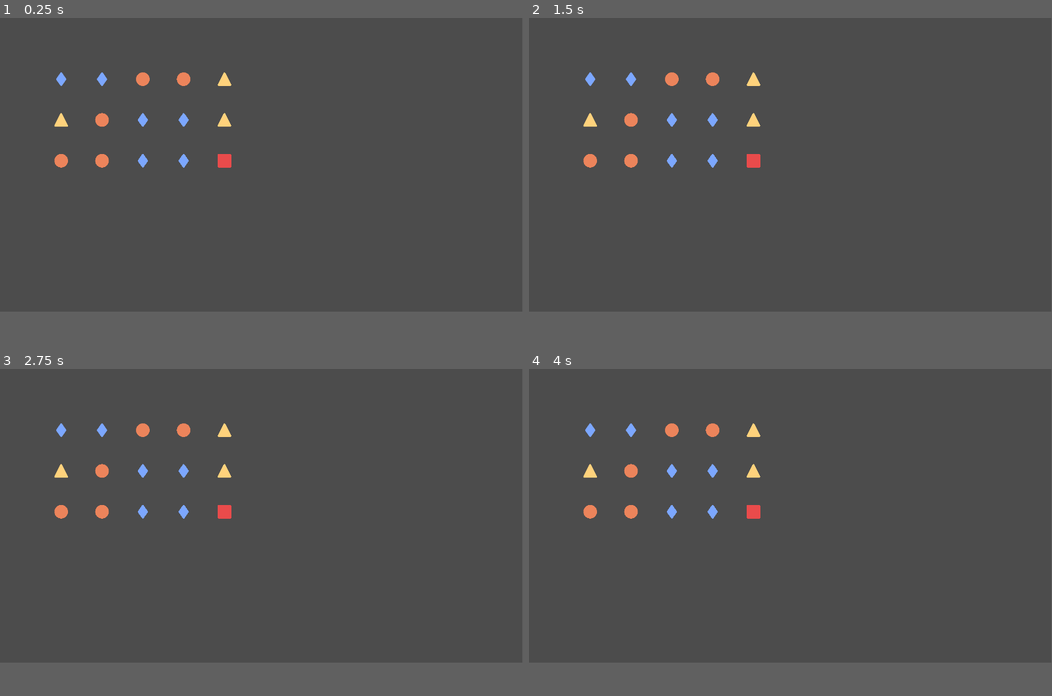
Above: before the commit, frames 1-4 (two rows, left to right).
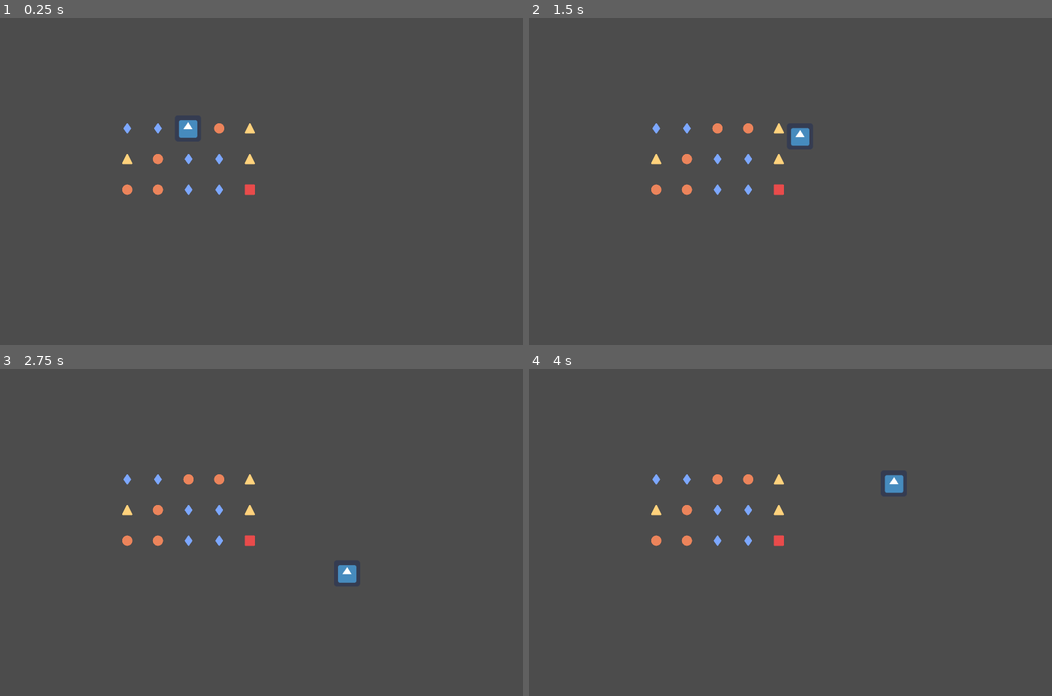
Above: after the commit, the same moments.

Repository: Andyroid0/project_Monster_mash
Game: Godot game, scene res://Assets/Scenes/Base_scene.tscn
The game is run twice, just before and just after one commit, with the same random seed, the same clock (stepped at 60 frames per second) and the same inputs. The engine's default icon, where the game draws it, is replaced by a stand-in: a white triangle on a blue panel in a dark square.
Inputs:
- Up to frame 1 (0.25 s): no input
- Up to frame 2 (1.5 s): tap Enter at 0.5 s; hold D (Move_right, bound only after the commit) 0.53-1.28 s; hold S (Move_down, bound only after the commit) from 1.28 s (still down)
- Up to frame 3 (2.75 s): release S (Move_down, bound only after the commit) at 2.03 s; hold D (Move_right, bound only after the commit) from 2.03 s (still down)
- Up to frame 4 (4 s): release D (Move_right, bound only after the commit) at 2.78 s; hold W (Move_up, bound only after the commit) 2.78-3.53 s; hold A (Move_left, bound only after the commit) from 3.53 s (still down)
The window is 799x449 before the commit and 800x500 after it. Grey fills any space a smaller window leaves; there, only what the larger window draws over its background counts as a difference.

The runs differ from the first frame. In frame 1, 1.7% of the frame differs, in the area x 10-49%, y 16-55%; in frame 2, 1.8%, in the area x 10-54%, y 16-55%; in frame 3, 1.8%; in frame 4, 1.8%.

Commit message:
Revision

Diff:
--- a/Monster_Mash/Assets/Scenes/Base_scene.tscn
+++ b/Monster_Mash/Assets/Scenes/Base_scene.tscn
@@ -1,11 +1,14 @@
-[gd_scene load_steps=2 format=2]
+[gd_scene load_steps=3 format=2]
 
 [ext_resource path="res://Assets/Scenes/Grid.tscn" type="PackedScene" id=1]
+[ext_resource path="res://Assets/Scenes/Player.tscn" type="PackedScene" id=2]
 
 [node name="Node2D" type="Node2D"]
 
-[node name="Camera2D" type="Camera2D" parent="."]
+[node name="Grid" parent="." instance=ExtResource( 1 )]
+position = Vector2( 923, 540 )
+scale = Vector2( 0.5, 0.5 )
 
-[node name="Grid" parent="Camera2D" instance=ExtResource( 1 )]
-position = Vector2( 425, 225 )
-scale = Vector2( 0.5, 0.5 )
+[node name="KinematicBody2D" parent="." instance=ExtResource( 2 )]
+position = Vector2( 920, 540 )
+scale = Vector2( 2, 2 )
--- a/Monster_Mash/Assets/Scenes/Grid.tscn
+++ b/Monster_Mash/Assets/Scenes/Grid.tscn
@@ -6,7 +6,7 @@
 position = Vector2( 0, -200 )
 
 [node name="Node2D" type="Node2D" parent="."]
-position = Vector2( -400, 0 )
+position = Vector2( -600, 0 )
 __meta__ = {
 "_edit_group_": true
 }
@@ -14,7 +14,7 @@
 [node name="Item_generator" parent="Node2D" instance=ExtResource( 1 )]
 
 [node name="Node2D2" type="Node2D" parent="."]
-position = Vector2( -100, 0 )
+position = Vector2( -300, 0 )
 __meta__ = {
 "_edit_group_": true
 }
@@ -22,7 +22,6 @@
 [node name="Item_generator2" parent="Node2D2" instance=ExtResource( 1 )]
 
 [node name="Node2D3" type="Node2D" parent="."]
-position = Vector2( 200, 0 )
 __meta__ = {
 "_edit_group_": true
 }
@@ -30,7 +29,7 @@
 [node name="Item_generator3" parent="Node2D3" instance=ExtResource( 1 )]
 
 [node name="Node2D4" type="Node2D" parent="."]
-position = Vector2( 500, 0 )
+position = Vector2( 300, 0 )
 __meta__ = {
 "_edit_group_": true
 }
@@ -38,7 +37,7 @@
 [node name="Item_generator4" parent="Node2D4" instance=ExtResource( 1 )]
 
 [node name="Node2D5" type="Node2D" parent="."]
-position = Vector2( 800, 0 )
+position = Vector2( 600, 0 )
 __meta__ = {
 "_edit_group_": true
 }
@@ -46,7 +45,7 @@
 [node name="Item_generator" parent="Node2D5" instance=ExtResource( 1 )]
 
 [node name="Node2D6" type="Node2D" parent="."]
-position = Vector2( -400, 300 )
+position = Vector2( -600, 300 )
 __meta__ = {
 "_edit_group_": true
 }
@@ -54,7 +53,7 @@
 [node name="Item_generator" parent="Node2D6" instance=ExtResource( 1 )]
 
 [node name="Node2D7" type="Node2D" parent="."]
-position = Vector2( -100, 300 )
+position = Vector2( -300, 300 )
 __meta__ = {
 "_edit_group_": true
 }
@@ -62,7 +61,7 @@
 [node name="Item_generator" parent="Node2D7" instance=ExtResource( 1 )]
 
 [node name="Node2D8" type="Node2D" parent="."]
-position = Vector2( 200, 300 )
+position = Vector2( 0, 300 )
 __meta__ = {
 "_edit_group_": true
 }
@@ -70,7 +69,7 @@
 [node name="Item_generator" parent="Node2D8" instance=ExtResource( 1 )]
 
 [node name="Node2D9" type="Node2D" parent="."]
-position = Vector2( 500, 300 )
+position = Vector2( 300, 300 )
 __meta__ = {
 "_edit_group_": true
 }
@@ -78,7 +77,7 @@
 [node name="Item_generator" parent="Node2D9" instance=ExtResource( 1 )]
 
 [node name="Node2D10" type="Node2D" parent="."]
-position = Vector2( 800, 300 )
+position = Vector2( 600, 300 )
 __meta__ = {
 "_edit_group_": true
 }
@@ -86,7 +85,7 @@
 [node name="Item_generator" parent="Node2D10" instance=ExtResource( 1 )]
 
 [node name="Node2D11" type="Node2D" parent="."]
-position = Vector2( -400, 600 )
+position = Vector2( -600, 600 )
 __meta__ = {
 "_edit_group_": true
 }
@@ -94,7 +93,7 @@
 [node name="Item_generator" parent="Node2D11" instance=ExtResource( 1 )]
 
 [node name="Node2D12" type="Node2D" parent="."]
-position = Vector2( -100, 600 )
+position = Vector2( -300, 600 )
 __meta__ = {
 "_edit_group_": true
 }
@@ -102,7 +101,7 @@
 [node name="Item_generator" parent="Node2D12" instance=ExtResource( 1 )]
 
 [node name="Node2D13" type="Node2D" parent="."]
-position = Vector2( 200, 600 )
+position = Vector2( 0, 600 )
 __meta__ = {
 "_edit_group_": true
 }
@@ -110,7 +109,7 @@
 [node name="Item_generator" parent="Node2D13" instance=ExtResource( 1 )]
 
 [node name="Node2D14" type="Node2D" parent="."]
-position = Vector2( 500, 600 )
+position = Vector2( 300, 600 )
 __meta__ = {
 "_edit_group_": true
 }
@@ -118,7 +117,7 @@
 [node name="Item_generator" parent="Node2D14" instance=ExtResource( 1 )]
 
 [node name="Node2D15" type="Node2D" parent="."]
-position = Vector2( 800, 600 )
+position = Vector2( 600, 600 )
 __meta__ = {
 "_edit_group_": true
 }
--- a/Monster_Mash/Assets/Scenes/Item_gen.tscn
+++ b/Monster_Mash/Assets/Scenes/Item_gen.tscn
@@ -1,6 +1,6 @@
 [gd_scene load_steps=2 format=2]
 
-[ext_resource path="res://base_generator.gd" type="Script" id=1]
+[ext_resource path="res://Assets/Scripts/base_generator.gd" type="Script" id=1]
 
 [node name="Item_generator" type="Node2D"]
 scale = Vector2( 0.1, 0.1 )
--- /dev/null
+++ b/Monster_Mash/Assets/Scenes/Player.tscn
@@ -0,0 +1,19 @@
+[gd_scene load_steps=4 format=2]
+
+[ext_resource path="res://Assets/Scripts/Player_movement.gd" type="Script" id=1]
+[ext_resource path="res://icon.png" type="Texture" id=2]
+
+[sub_resource type="CapsuleShape2D" id=1]
+radius = 31.1206
+height = 1.89876
+
+[node name="KinematicBody2D" type="KinematicBody2D"]
+script = ExtResource( 1 )
+
+[node name="CollisionShape2D" type="CollisionShape2D" parent="."]
+shape = SubResource( 1 )
+
+[node name="Sprite" type="Sprite" parent="."]
+texture = ExtResource( 2 )
+
+[node name="Camera2D" type="Camera2D" parent="."]
--- /dev/null
+++ b/Monster_Mash/Assets/Scripts/Player_movement.gd
@@ -0,0 +1,31 @@
+extends KinematicBody2D
+
+
+var MAX_SPEED = 500
+var ACCELERATION = 2000
+var motion = Vector2.ZERO
+
+
+func _physics_process(delta):
+	var axis = get_input_axis()
+	if axis == Vector2.ZERO:
+		apply_friction(ACCELERATION * delta)
+	else:
+		apply_movement(axis * ACCELERATION * delta)
+	motion = move_and_slide(motion)
+
+func get_input_axis():
+	var axis = Vector2.ZERO
+	axis.x = int(Input.is_action_pressed("Move_right")) - int(Input.is_action_pressed("Move_left"))
+	axis.y = int(Input.is_action_pressed("Move_down")) - int(Input.is_action_pressed("Move_up"))
+	return axis.normalized()
+
+func apply_friction(amount):
+	if motion.length() > amount:
+		motion -= motion.normalized() * amount
+	else:
+		motion = Vector2.ZERO
+
+func apply_movement(acceleration):
+	motion += acceleration
+	motion = motion.clamped(MAX_SPEED)
--- a/Monster_Mash/project.godot
+++ b/Monster_Mash/project.godot
@@ -23,8 +23,112 @@
 
 [display]
 
-window/size/width=1920
-window/size/height=1080
+window/size/width=3840
+window/size/height=2160
+window/size/fullscreen=true
+
+[input]
+
+ui_accept={
+"deadzone": 0.5,
+"events": [  ]
+}
+ui_select={
+"deadzone": 0.5,
+"events": [  ]
+}
+ui_cancel={
+"deadzone": 0.5,
+"events": [  ]
+}
+ui_focus_next={
+"deadzone": 0.5,
+"events": [  ]
+}
+ui_focus_prev={
+"deadzone": 0.5,
+"events": [  ]
+}
+ui_left={
+"deadzone": 0.5,
+"events": [  ]
+}
+ui_right={
+"deadzone": 0.5,
+"events": [  ]
+}
+ui_up={
+"deadzone": 0.5,
+"events": [  ]
+}
+ui_down={
+"deadzone": 0.5,
+"events": [  ]
+}
+ui_page_up={
+"deadzone": 0.5,
+"events": [  ]
+}
+ui_page_down={
+"deadzone": 0.5,
+"events": [  ]
+}
+ui_home={
+"deadzone": 0.5,
+"events": [  ]
+}
+ui_end={
+"deadzone": 0.5,
+"events": [  ]
+}
+Shoot_up={
+"deadzone": 0.5,
+"events": [ Object(InputEventKey,"resource_local_to_scene":false,"resource_name":"","device":0,"alt":false,"shift":false,"control":false,"meta":false,"command":false,"pressed":false,"scancode":16777232,"unicode":0,"echo":false,"script":null)
+, Object(InputEventJoypadButton,"resource_local_to_scene":false,"resource_name":"","device":0,"button_index":3,"pressure":0.0,"pressed":false,"script":null)
+ ]
+}
+Shoot_down={
+"deadzone": 0.5,
+"events": [ Object(InputEventKey,"resource_local_to_scene":false,"resource_name":"","device":0,"alt":false,"shift":false,"control":false,"meta":false,"command":false,"pressed":false,"scancode":16777234,"unicode":0,"echo":false,"script":null)
+, Object(InputEventJoypadButton,"resource_local_to_scene":false,"resource_name":"","device":0,"button_index":0,"pressure":0.0,"pressed":false,"script":null)
+ ]
+}
+Shoot_left={
+"deadzone": 0.5,
+"events": [ Object(InputEventKey,"resource_local_to_scene":false,"resource_name":"","device":0,"alt":false,"shift":false,"control":false,"meta":false,"command":false,"pressed":false,"scancode":16777231,"unicode":0,"echo":false,"script":null)
+, Object(InputEventJoypadButton,"resource_local_to_scene":false,"resource_name":"","device":0,"button_index":2,"pressure":0.0,"pressed":false,"script":null)
+ ]
+}
+Shoot_right={
+"deadzone": 0.5,
+"events": [ Object(InputEventKey,"resource_local_to_scene":false,"resource_name":"","device":0,"alt":false,"shift":false,"control":false,"meta":false,"command":false,"pressed":false,"scancode":16777233,"unicode":0,"echo":false,"script":null)
+, Object(InputEventJoypadButton,"resource_local_to_scene":false,"resource_name":"","device":0,"button_index":1,"pressure":0.0,"pressed":false,"script":null)
+ ]
+}
+Move_up={
+"deadzone": 0.5,
+"events": [ Object(InputEventJoypadMotion,"resource_local_to_scene":false,"resource_name":"","device":0,"axis":1,"axis_value":-1.0,"script":null)
+, Object(InputEventKey,"resource_local_to_scene":false,"resource_name":"","device":0,"alt":false,"shift":false,"control":false,"meta":false,"command":false,"pressed":false,"scancode":87,"unicode":0,"echo":false,"script":null)
+ ]
+}
+Move_down={
+"deadzone": 0.5,
+"events": [ Object(InputEventJoypadMotion,"resource_local_to_scene":false,"resource_name":"","device":0,"axis":1,"axis_value":1.0,"script":null)
+, Object(InputEventKey,"resource_local_to_scene":false,"resource_name":"","device":0,"alt":false,"shift":false,"control":false,"meta":false,"command":false,"pressed":false,"scancode":83,"unicode":0,"echo":false,"script":null)
+ ]
+}
+Move_left={
+"deadzone": 0.5,
+"events": [ Object(InputEventJoypadMotion,"resource_local_to_scene":false,"resource_name":"","device":0,"axis":0,"axis_value":-1.0,"script":null)
+, Object(InputEventKey,"resource_local_to_scene":false,"resource_name":"","device":0,"alt":false,"shift":false,"control":false,"meta":false,"command":false,"pressed":false,"scancode":65,"unicode":0,"echo":false,"script":null)
+ ]
+}
+Move_right={
+"deadzone": 0.5,
+"events": [ Object(InputEventJoypadMotion,"resource_local_to_scene":false,"resource_name":"","device":0,"axis":0,"axis_value":1.0,"script":null)
+, Object(InputEventKey,"resource_local_to_scene":false,"resource_name":"","device":0,"alt":false,"shift":false,"control":false,"meta":false,"command":false,"pressed":false,"scancode":68,"unicode":0,"echo":false,"script":null)
+ ]
+}
 
 [rendering]
 
Renamed: Monster_Mash/Assets/Scripts/Scene1.tscn -> Monster_Mash/Assets/Scenes/Scene1.tscn
Renamed: Monster_Mash/base_generator.gd -> Monster_Mash/Assets/Scripts/base_generator.gd
